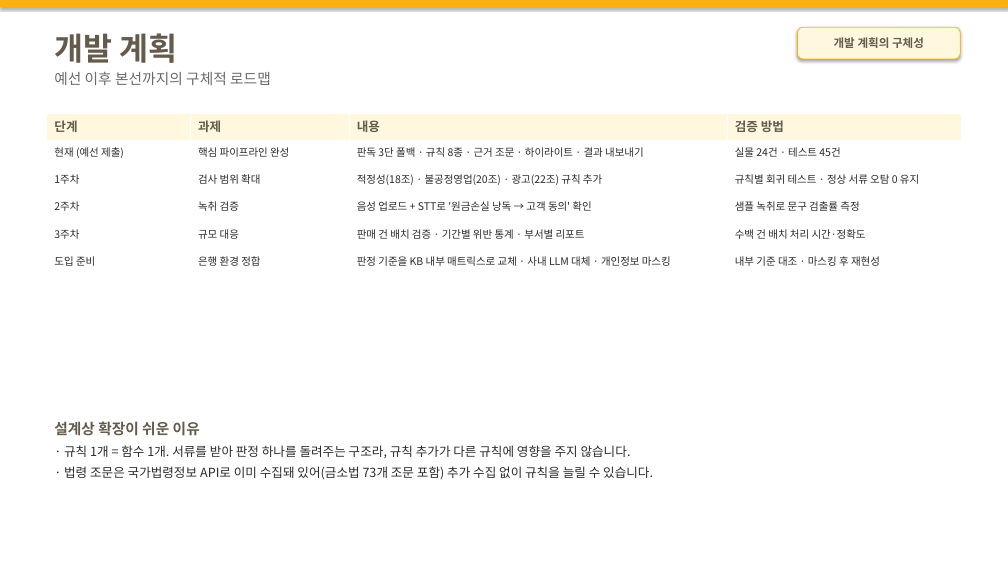
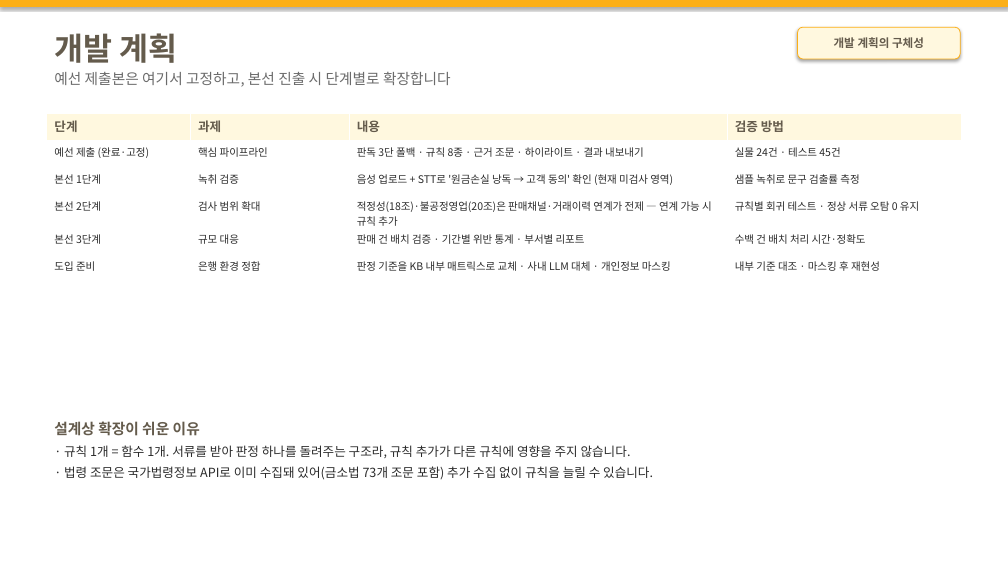
Before and after one commit to M0282/26KBAI_LW, a slide deck: slide 18 of docs/기술설명서_초안.pptx (slide 16 before the commit). Drawn at 1008x567 pixels with LibreOffice and Linux fonts; fonts in the diff are those of the drawing. Boxes give left, top, right and bottom in pixels: in the first picture for what was removed or moved away, otherwise in the second. Text is boxed around its words. In the diff, an @@ line names an element or a change of style, - is before the commit and + after.

```diff
--- a/docs/기술설명서_초안.pptx
+++ b/docs/기술설명서_초안.pptx
@@ text at [54,72,451,87]: text changed @@
-예선 이후 본선까지의 구체적 로드맵
+예선 제출본은 여기서 고정하고, 본선 진출 시 단계별로 확장합니다
@@ table at [47,113,962,277] @@
-row 2, column 1: 현재 (예선 제출)
+row 2, column 1: 예선 제출 (완료·고정)
-row 2, column 2: 핵심 파이프라인 완성
+row 2, column 2: 핵심 파이프라인
-row 3: 1주차 | 검사 범위 확대 | 적정성(18조) · 불공정영업(20조) · 광고(22조) 규칙 추가 | 규칙별 회귀 테스트 · 정상 서류 오탐 0 유지
+row 3: 본선 1단계 | 녹취 검증 | 음성 업로드 + STT로 '원금손실 낭독 → 고객 동의' 확인 (현재 미검사 영역) | 샘플 녹취로 문구 검출률 측정
-row 4: 2주차 | 녹취 검증 | 음성 업로드 + STT로 '원금손실 낭독 → 고객 동의' 확인 | 샘플 녹취로 문구 검출률 측정
+row 4: 본선 2단계 | 검사 범위 확대 | 적정성(18조)·불공정영업(20조)은 판매채널·거래이력 연계가 전제 — 연계 가능 시 규칙 추가 | 규칙별 회귀 테스트 · 정상 서류 오탐 0 유지
-row 5, column 1: 3주차
+row 5, column 1: 본선 3단계
```
Also in this commit, not shown: 2 other slides changed, 2 slides added, 2 other files.
